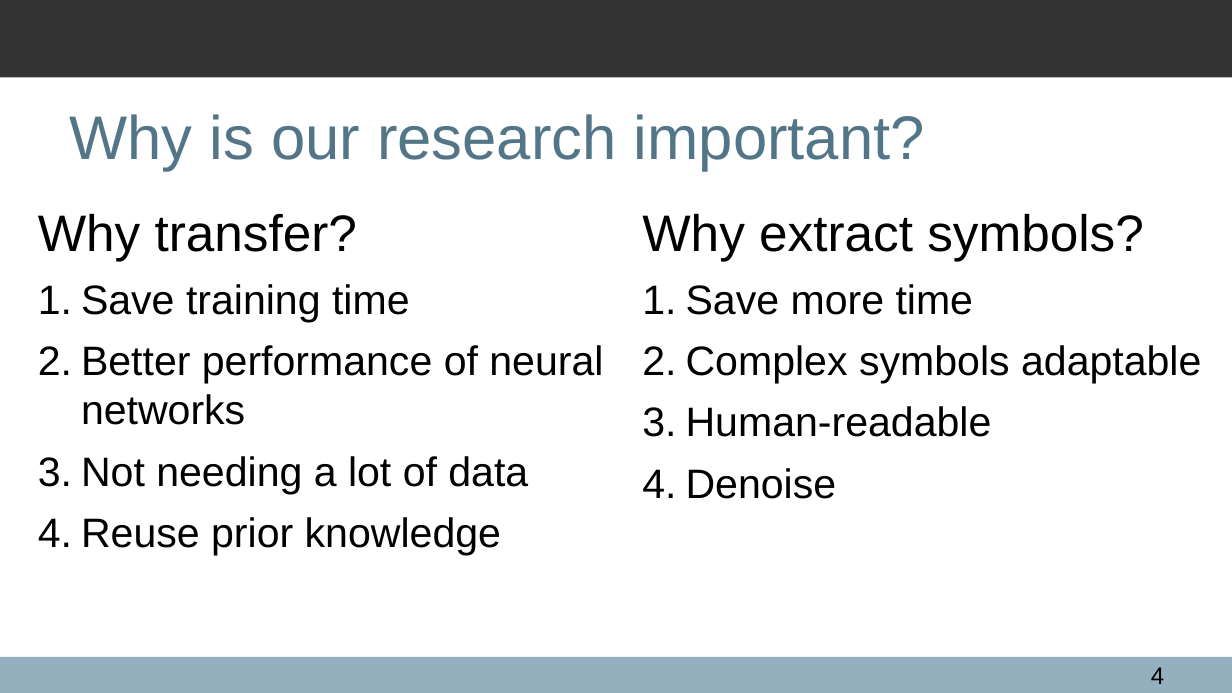
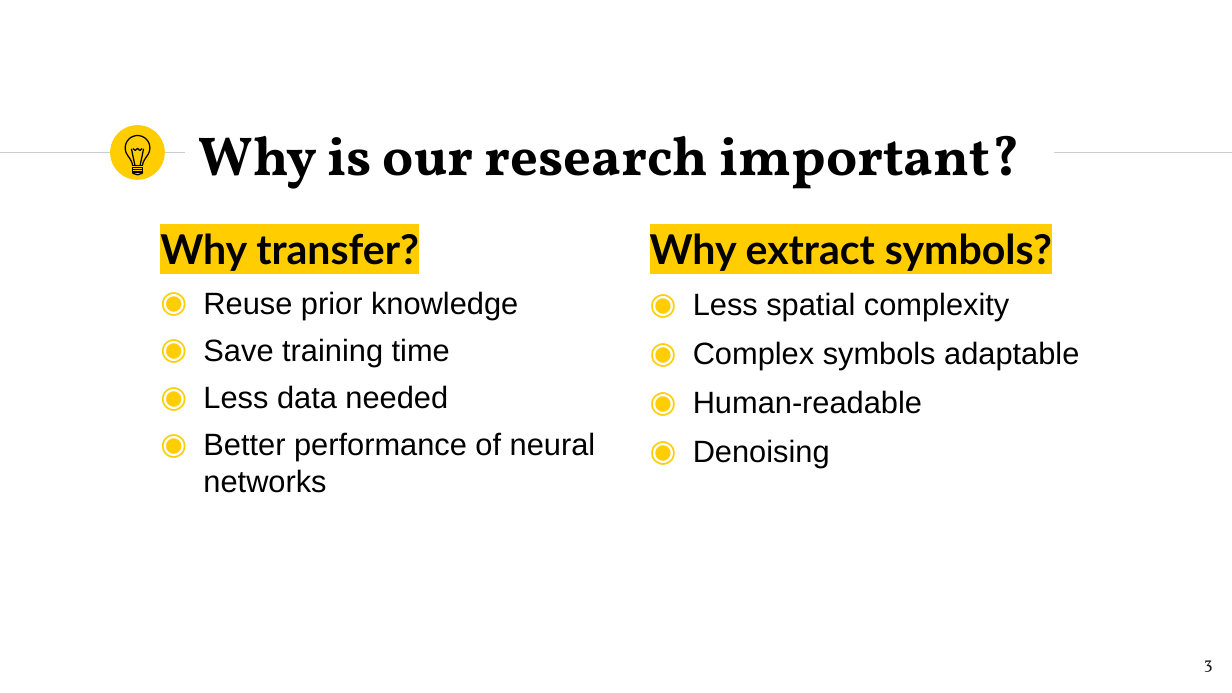
Before and after one commit to zishanqin/Symbolic-transfer, a slide deck: slide 3 of lecture presentation slide.pptx (slide 4 before the commit). Drawn at 1232x693 pixels with LibreOffice and Linux fonts; fonts in the diff are those of the drawing; background and template pictures are left out. Boxes give left, top, right and bottom in pixels: in the first picture for what was removed or moved away, otherwise in the second. Text is boxed around its words. In the diff, an @@ line names an element or a change of style, - is before the commit and + after.

```diff
--- a/lecture presentation slide.pptx
+++ b/lecture presentation slide.pptx
@@ rectangle removed at (0,0,1232,78) @@
@@ title "Why is our research important?": place and size @@
-title "Why is our research important?" at (69,114,925,171)
+title "Why is our research important?" at (198,135,1019,189)
@@ title "Why is our research important?" at (198,135,1019,189): size 36 to 32 pt, font Arial to Vollkorn, text colour #527688 to #000000, bold on @@
@@ ellipse added at (110,126,164,180), fill #FFCD00 @@
@@ line added from (0, 153) to (185, 153), #CCCCCC 0.75 pt @@
@@ group added at (126,136,150,175): 8 freeform shapes @@
@@ line added from (710, 153) to (1232, 153), #CCCCCC 0.75 pt @@
@@ text "Why transfer?": place and size @@
-text "Why transfer?" at (38,213,603,555)
+text "Why transfer?" at (160,233,596,493)
@@ text at (160,233,596,493): size 30 to 24 pt, font Arial to Lato, highlight none to #FFCD00, bold on in "Why transfer?"; size 24 to 18 pt in "Save training time", "Better performance of neural networks"; less space between paragraphs; bullet 1. to ◉ @@
@@ text "Why extract symbols?": place and size @@
-text "Why extract symbols?" at (642,213,1201,499)
+text "Why extract symbols?" at (650,233,1079,468)
@@ text at (650,233,1079,414): size 30 to 24 pt, font Arial to Lato, highlight none to #FFCD00, bold on in "Why extract symbols?"; size 24 to 18 pt in "Complex symbols adaptable", "Human-readable"; less space between paragraphs; bullet 1. to ◉ @@
@@ text at (203,291,518,319): paragraph added @@
+◉ Reuse prior knowledge
@@ text at (693,292,1009,321): text changed; size 24 to 18 pt @@
-1. Save more time
+◉ Less spatial complexity
@@ text at (203,385,448,409): paragraph added @@
+◉ Less data needed
@@ text at (693,439,830,468): text changed; size 24 to 18 pt @@
-4. Denoise
+◉ Denoising
@@ text at (81,456,528,555): paragraphs removed @@
-3. Not needing a lot of data
-4. Reuse prior knowledge
@@ rectangle removed at (0,657,1232,692) @@
@@ page number removed at (1151,667,1164,684) @@
-4
@@ page number added at (1204,660,1213,672), 10 pt, text #1D1D1B @@
+3
```
Also in this commit, not shown: 3 other slides changed, 38 slides added, 2 slides removed, 1 other file.
